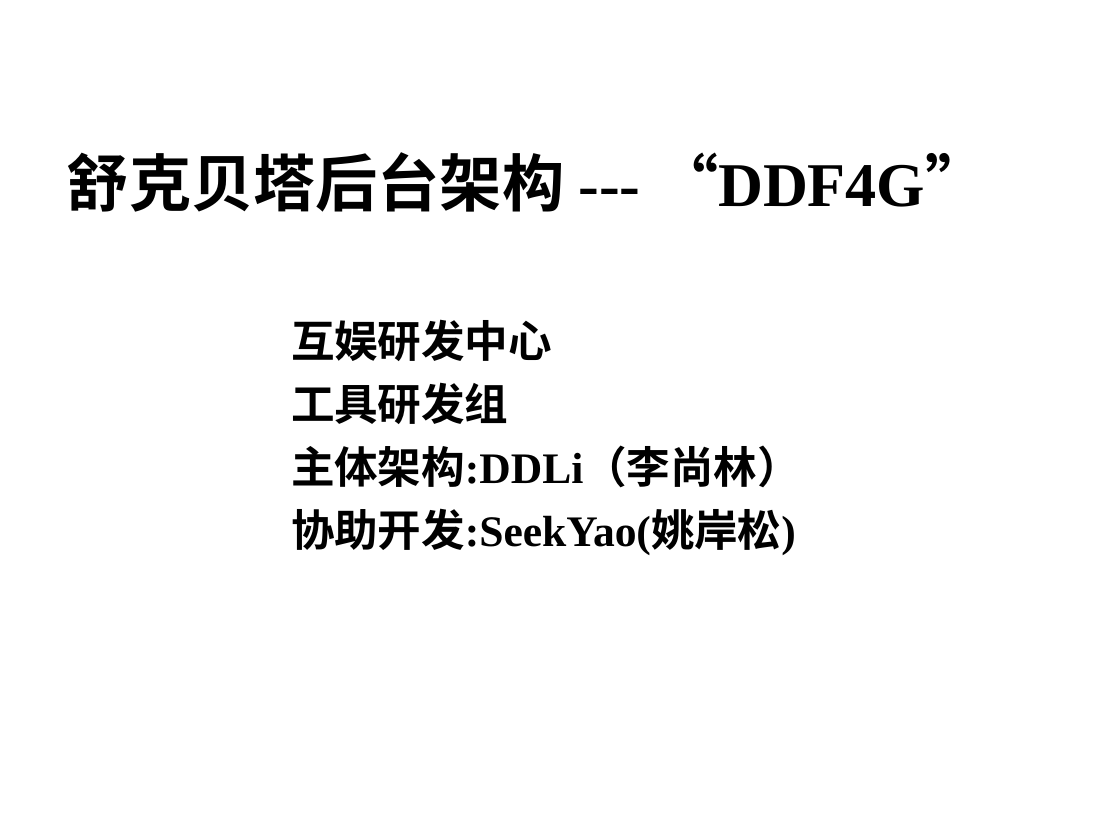
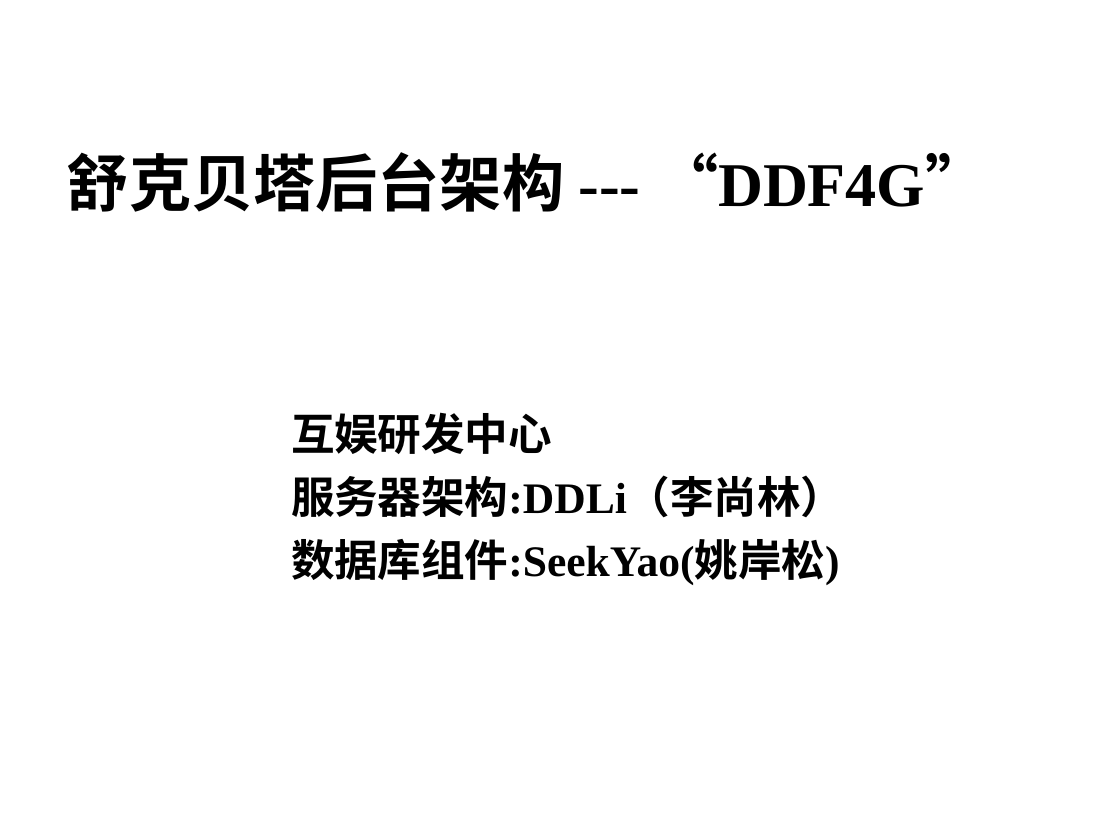
Before and after one commit to ingex0/smarttank, a slide deck: slide 1 of SmartProject/trunk/Alpha/服务器文档/GameServer架构.ppt. Drawn at 1120x840 pixels with LibreOffice and Linux fonts; fonts in the diff are those of the drawing; background and template pictures are left out. Boxes give left, top, right and bottom in pixels: in the first picture for what was removed or moved away, otherwise in the second. Text is boxed around its words. In the diff, an @@ line names an element or a change of style, - is before the commit and + after.

```diff
--- a/SmartProject/trunk/Alpha/服务器文档/GameServer架构.ppt
+++ b/SmartProject/trunk/Alpha/服务器文档/GameServer架构.ppt
@@ subtitle "互娱研发中心": place and size @@
-subtitle "互娱研发中心" at (291, 319, 801, 555)
+subtitle "互娱研发中心" at (291, 412, 844, 585)
@@ subtitle at (291, 475, 844, 585): text changed @@
-工具研发组
-主体架构:DDLi（李尚林）
-协助开发:SeekYao(姚岸松)
+服务器架构:DDLi（李尚林）
+数据库组件:SeekYao(姚岸松)
```
Also in this commit, not shown: 5 other slides changed.
